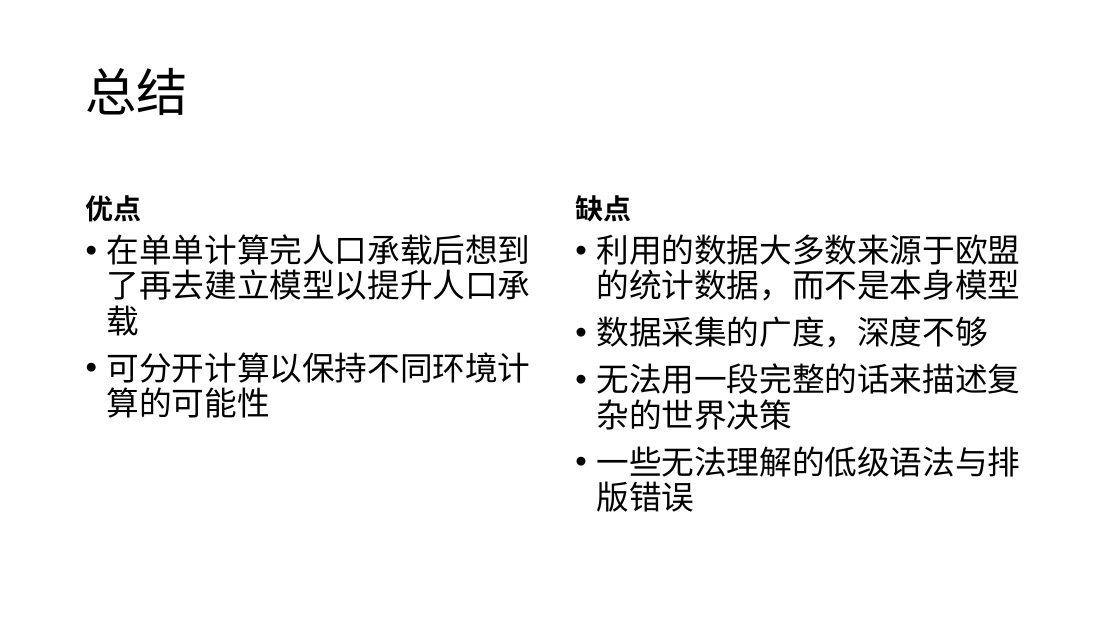
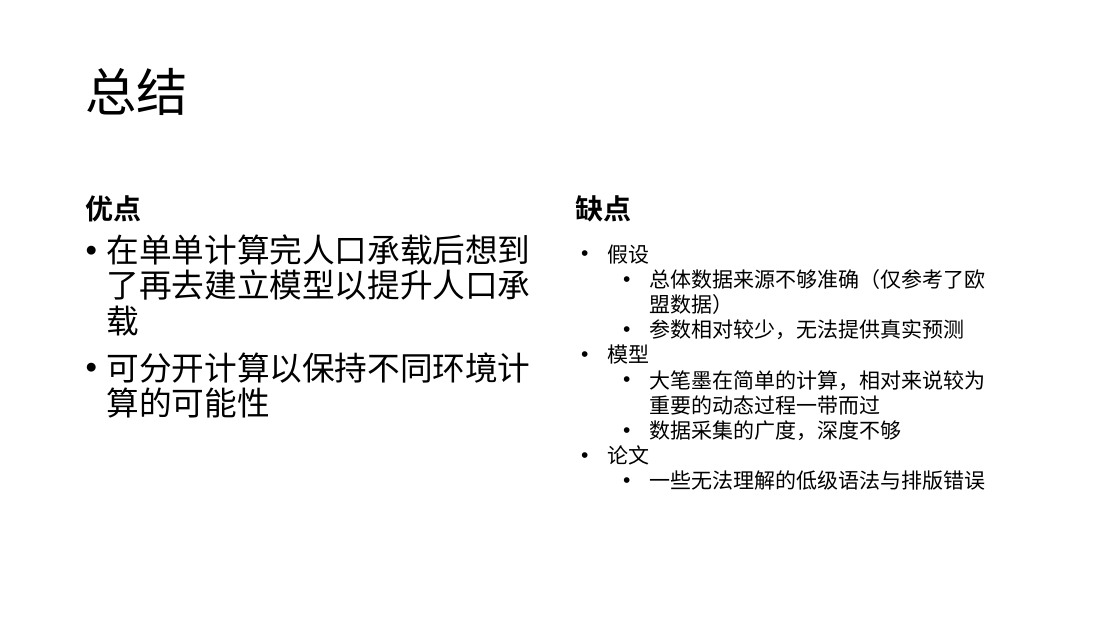
Before and after one commit to stOOrz-Mathematical-Modelling-Group/2019_IMMC_20048439, a slide deck: slide 16 of Arti1.pptx. Drawn at 1120x630 pixels with LibreOffice and Linux fonts; fonts in the diff are those of the drawing. Boxes give left, top, right and bottom in pixels: in the first picture for what was removed or moved away, otherwise in the second. Text is boxed around its words. In the diff, an @@ line names an element or a change of style, - is before the commit and + after.

Commit message:
update files.

```diff
--- a/Arti1.pptx
+++ b/Arti1.pptx
@@ text removed at box(596, 234, 1020, 512) @@
-• 利用的数据大多数来源于欧盟的统计数据，而不是本身模型
-• 数据采集的广度，深度不够
-• 无法用一段完整的话来描述复杂的世界决策
-• 一些无法理解的低级语法与排版错误
@@ text added at box(607, 244, 985, 490), 18 pt, text #000000 @@
+• 假设
+  • 总体数据来源不够准确（仅参考了欧盟数据）
+  • 参数相对较少，无法提供真实预测
+• 模型
+  • 大笔墨在简单的计算，相对来说较为重要的动态过程一带而过
+  • 数据采集的广度，深度不够
+• 论文
+  • 一些无法理解的低级语法与排版错误
```
Also in this commit, not shown: 1 slide added.
